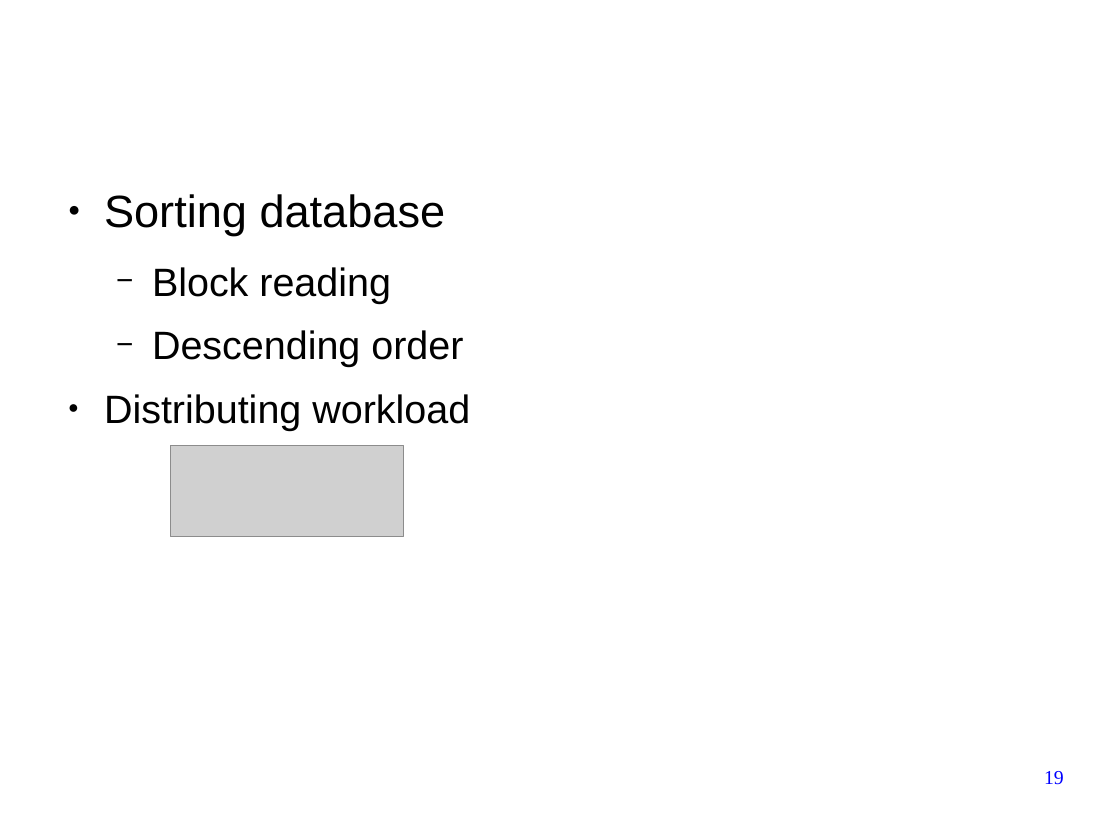
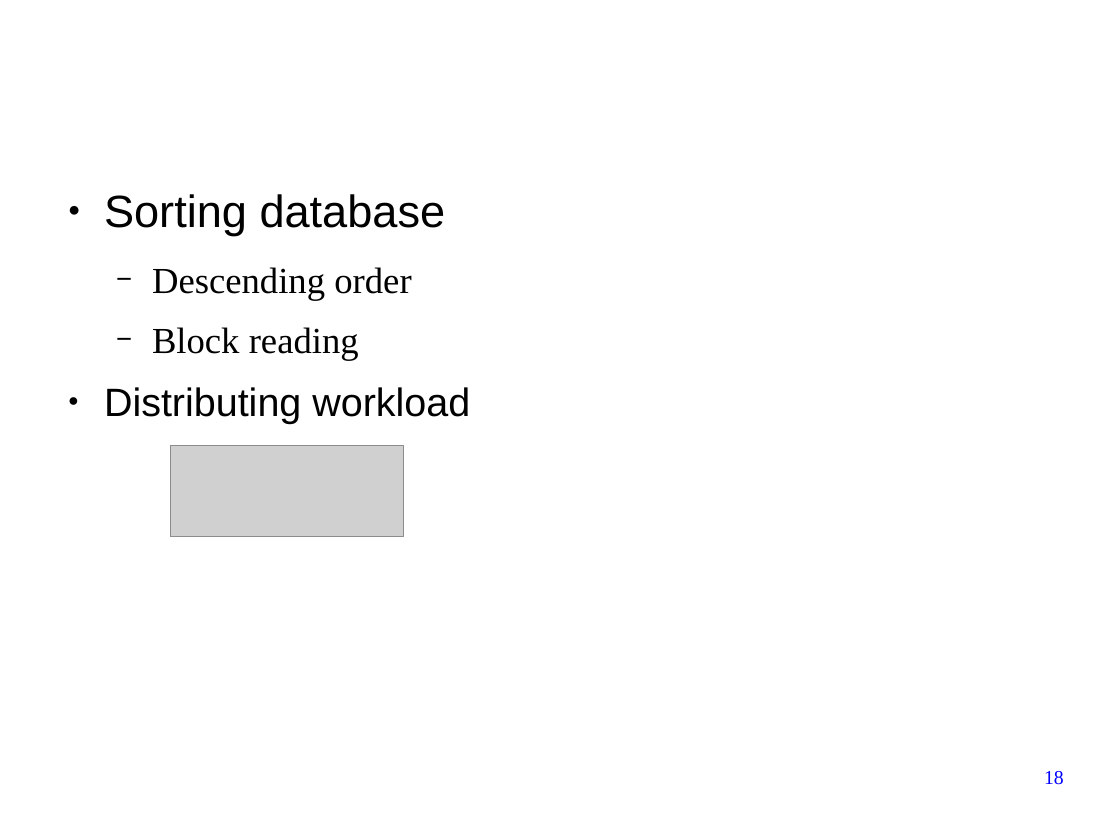
Before and after one commit to forestcheng/cudahmmsearch, a slide deck: slide 18 of thesis/thesisDefense.odp (slide 19 before the commit). Drawn at 1120x840 pixels with LibreOffice and Linux fonts; fonts in the diff are those of the drawing; grey boxes stand for pictures; background and template pictures are left out. Boxes give left, top, right and bottom in pixels: in the first picture for what was removed or moved away, otherwise in the second. Text is boxed around its words. In the diff, an @@ line names an element or a change of style, - is before the commit and + after.

```diff
--- a/thesis/thesisDefense.odp
+++ b/thesis/thesisDefense.odp
@@ text at (x1=152, y1=267, x2=411, y2=301): paragraph added @@
+  − Descending order
@@ text at (x1=152, y1=327, x2=359, y2=361): size 28 to 26 pt, font Arial to Times New Roman in "Block reading" @@
@@ text at (x1=152, y1=330, x2=463, y2=367): paragraph removed @@
-  − Descending order
@@ page number at (x1=1044, y1=771, x2=1064, y2=785): text changed @@
-19
+18
```
Also in this commit, not shown: 9 other slides changed, 1 slide removed.
